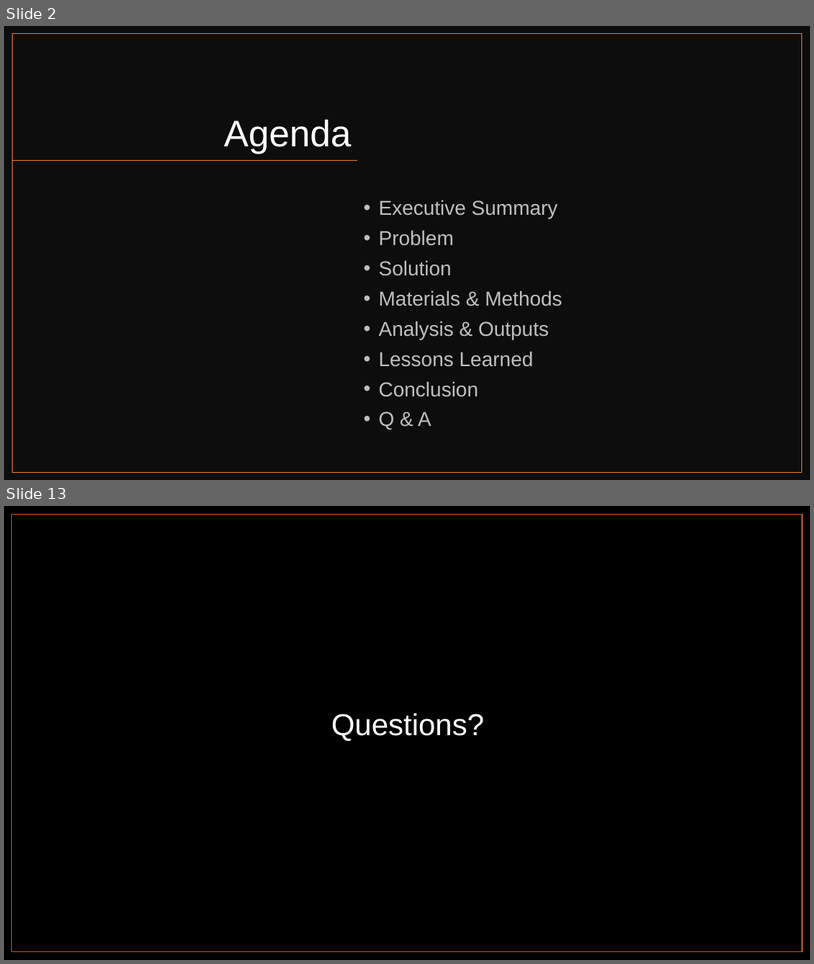
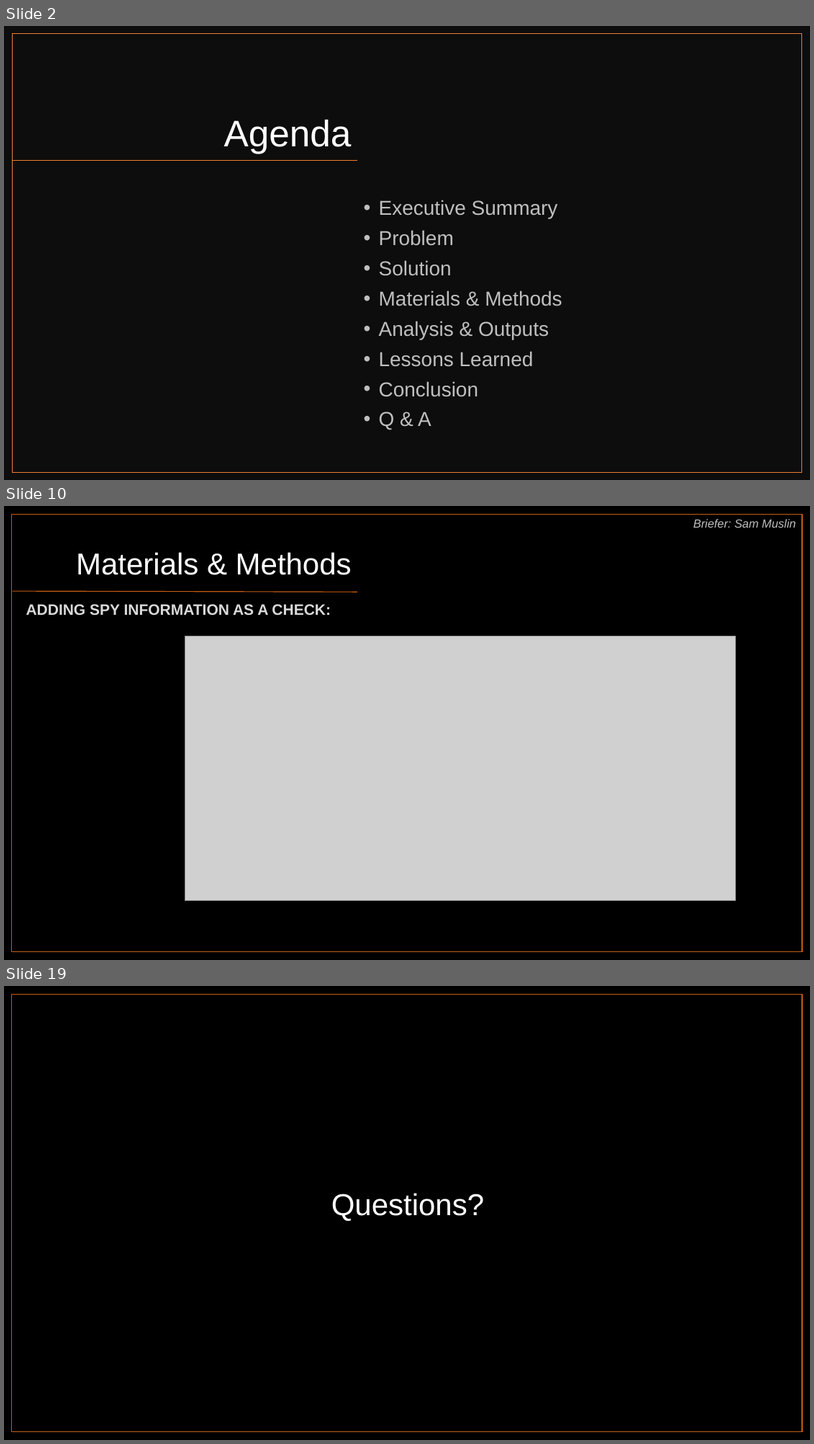
Before and after one commit to harithmd1/project1_group2, a slide deck: MACD_Indicators_Group_2.pptx. Shown one above the other, each under a label of ours: slides 2 and 13 before the commit, slides 2, 10 and 19 after it; the slides between them are not shown. The pictures are 814x964 and 814x1444 pixels, drawn with LibreOffice and Linux fonts; fonts in the diff are those of the drawing; grey boxes stand for pictures. Boxes give left, top, right and bottom in pixels: in the first picture for what was removed or moved away, otherwise in the second. Text is boxed around its words. In the diff, an @@ line names an element or a change of style, - is before the commit and + after.

```diff
--- a/MACD_Indicators_Group_2.pptx
+++ b/MACD_Indicators_Group_2.pptx
@@ slide 10 added at (x1=4, y1=506, x2=810, y2=960), background #FFFFFF @@
@@ rectangle added at (x1=4, y1=506, x2=810, y2=960), fill #000000 @@
@@ rectangle added at (x1=11, y1=515, x2=802, y2=951), fill #000000, outline #C55A11 1 pt @@
@@ text added at (x1=694, y1=519, x2=796, y2=528), 14 pt, text #BFBFBF, italic @@
+Briefer: Sam Muslin
@@ text added at (x1=76, y1=552, x2=352, y2=575), 36 pt, text #FFFFFF @@
+Materials & Methods
@@ line added from (13, 591) to (358, 592), #C55A11 1 pt @@
@@ text added at (x1=26, y1=604, x2=331, y2=615), 18 pt, text #D9D9D9, bold @@
+ADDING SPY INFORMATION AS A CHECK:
@@ picture added at (x1=185, y1=636, x2=736, y2=900) @@
@@ what was slide 13 is now slide 19 @@
```
Also in this commit, not shown: 10 slides changed, 5 other slides added.
